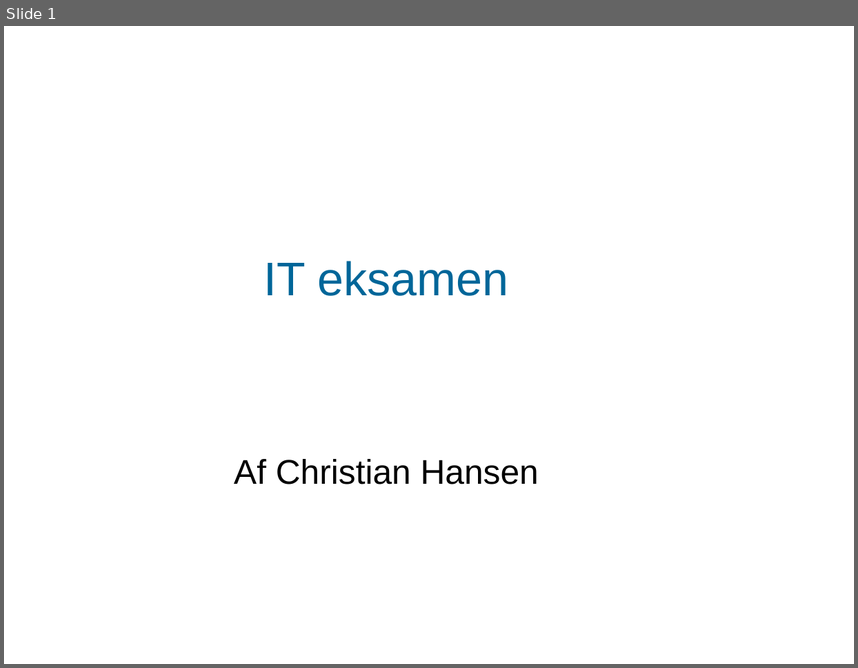
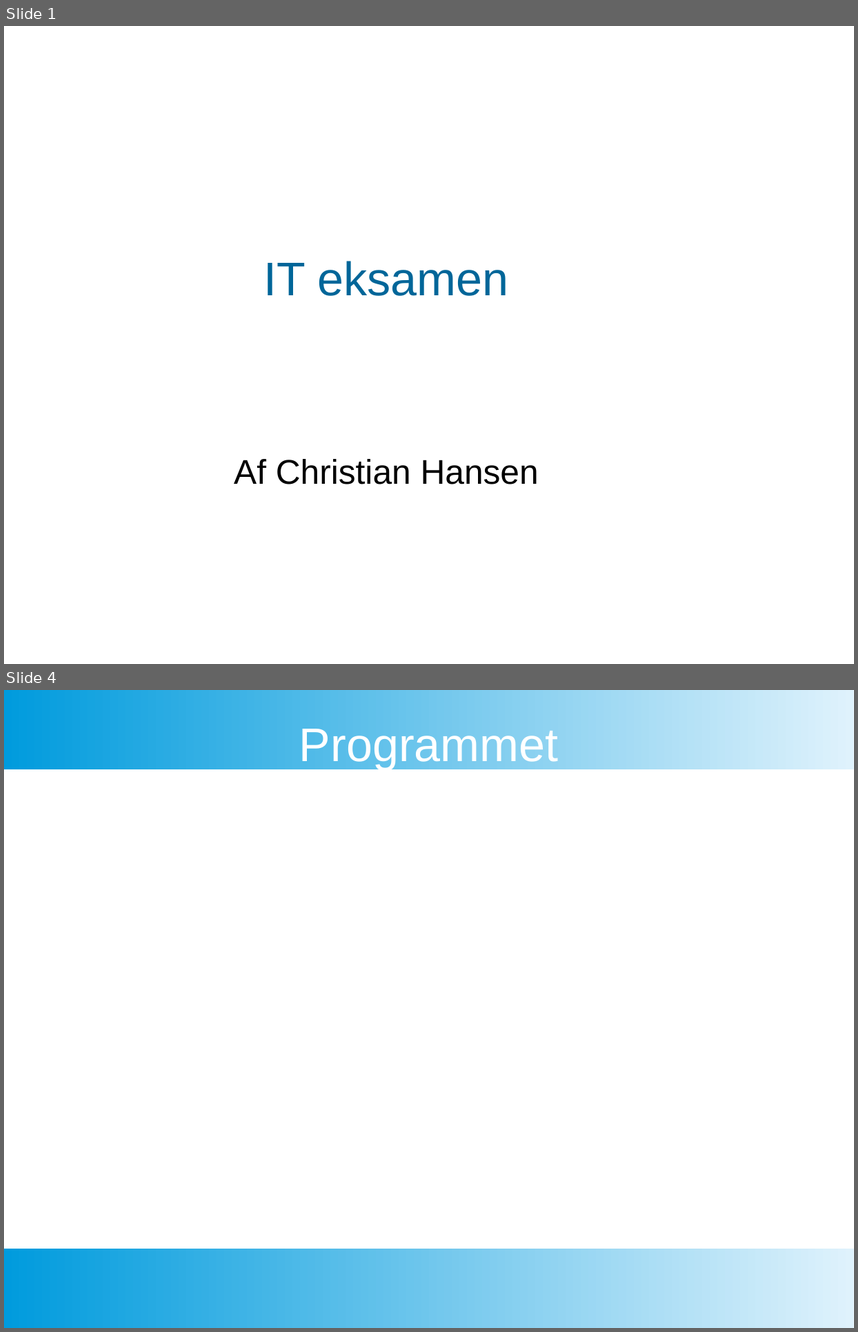
Before and after one commit to KnightOfLastDawn/it_programmering_eksamensprojekt, a slide deck: praesentationen_it__eksamen.odp. Shown one above the other, each under a label of ours: slide 1 before the commit, slides 1 and 4 after it; the slides between them are not shown. The pictures are 858x668 and 858x1332 pixels, drawn with LibreOffice and Linux fonts; fonts in the diff are those of the drawing; background and template pictures are left out. Boxes give left, top, right and bottom in pixels: in the first picture for what was removed or moved away, otherwise in the second. Text is boxed around its words. In the diff, an @@ line names an element or a change of style, - is before the commit and + after.

```diff
--- a/praesentationen_it__eksamen.odp
+++ b/praesentationen_it__eksamen.odp
@@ slide 4 added at (4,690,854,1328), background #FFFFFF @@
@@ freeform shape added at (4,690,854,769), fill gradient #DFF2FC to #009BDD @@
@@ title added at (299,723,558,769), 44 pt, text #FFFFFF @@
+Programmet
@@ freeform shape added at (4,1248,854,1328), fill gradient #DFF2FC to #009BDD @@
```
Also in this commit, not shown: 3 other slides added, 1 slide removed.
